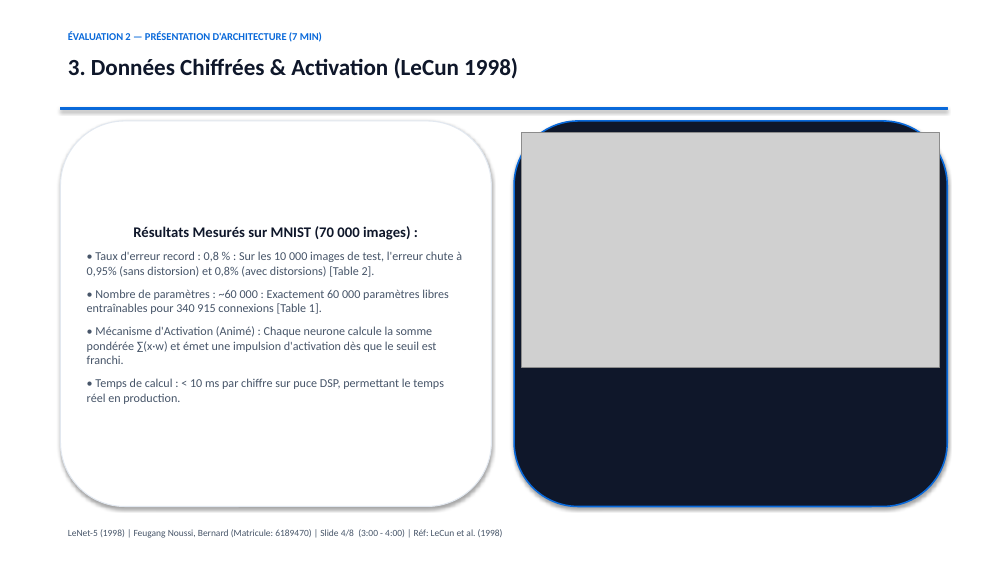
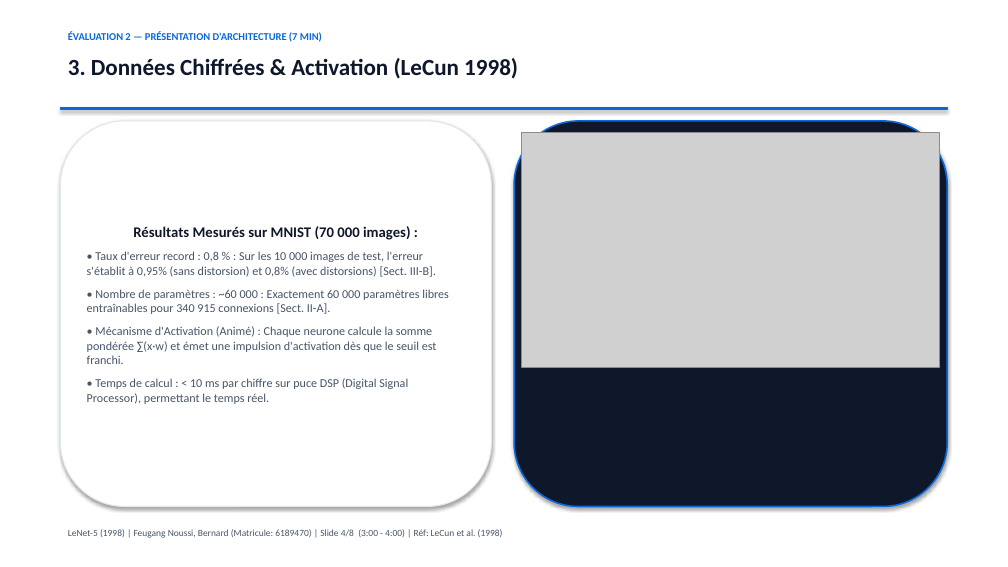
Before and after one commit to bernyforce/lenet5-convolutional-neural-network-1998, a slide deck: slide 4 of presentation_rxneurones_lenet5.pptx. Drawn at 1008x567 pixels with LibreOffice and Linux fonts; fonts in the diff are those of the drawing; grey boxes stand for pictures. Boxes give left, top, right and bottom in pixels: in the first picture for what was removed or moved away, otherwise in the second. Text is boxed around its words. In the diff, an @@ line names an element or a change of style, - is before the commit and + after.

Commit message:
FIX: Corrections finales de citations (Sect. II-B, Sect. III-B, Sect. II-A, NCR 20M/jour, AT&T Labs-Research) et quiz JS valide 100%

```diff
--- a/presentation_rxneurones_lenet5.pptx
+++ b/presentation_rxneurones_lenet5.pptx
@@ text in rounded rectangle at (x1=87, y1=251, x2=449, y2=314): text changed @@
-• Taux d'erreur record : 0,8 % : Sur les 10 000 images de test, l'erreur chute à 0,95% (sans distorsion) et 0,8% (avec distorsions) [Table 2].
-• Nombre de paramètres : ~60 000 : Exactement 60 000 paramètres libres entraînables pour 340 915 connexions [Table 1].
+• Taux d'erreur record : 0,8 % : Sur les 10 000 images de test, l'erreur s'établit à 0,95% (sans distorsion) et 0,8% (avec distorsions) [Sect. III-B].
+• Nombre de paramètres : ~60 000 : Exactement 60 000 paramètres libres entraînables pour 340 915 connexions [Sect. II-A].
@@ text in rounded rectangle at (x1=87, y1=378, x2=408, y2=404): text changed @@
-• Temps de calcul : < 10 ms par chiffre sur puce DSP, permettant le temps réel en production.
+• Temps de calcul : < 10 ms par chiffre sur puce DSP (Digital Signal Processor), permettant le temps réel.
```
Also in this commit, not shown: 6 other slides changed, 1 other file.
